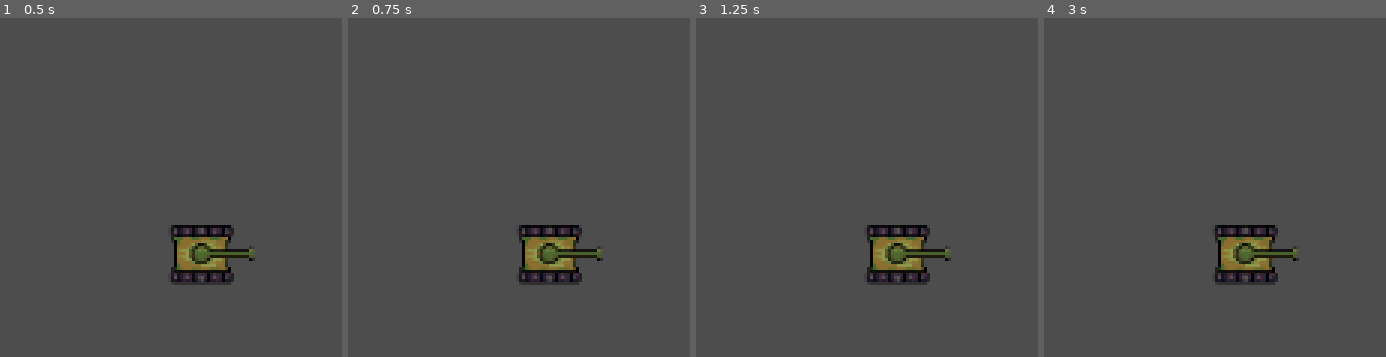
Above: before the commit, frames 1-4 (left to right).
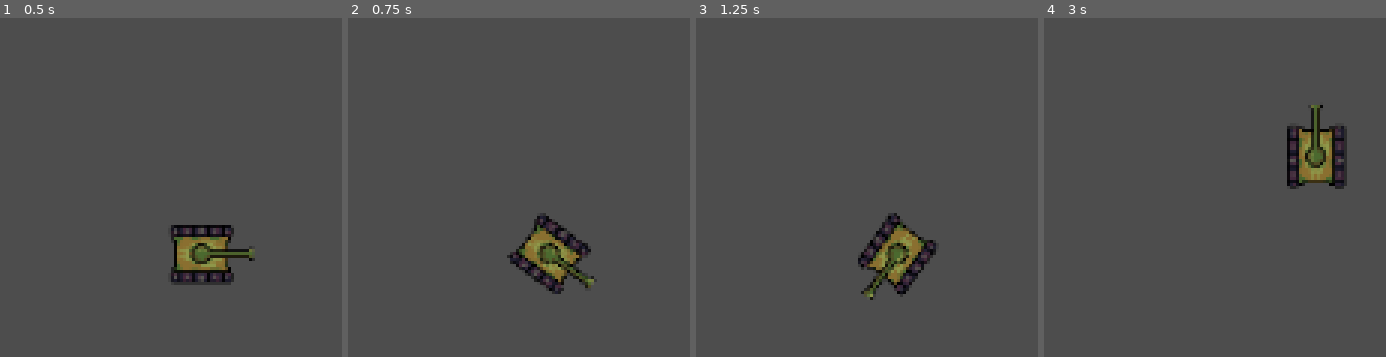
Above: after the commit, the same moments.

Repository: MateuszLebioda/godot_tank
Game: Godot game, scene res://sceans/world.tscn
Two runs of this game, one before a commit and one after it. Both use one fixed random seed, a clock stepped at 60 frames per second and the inputs below.
Inputs:
- Up to frame 1 (0.5 s): no input
- Up to frame 2 (0.75 s): tap Enter at 0.5 s; hold D (turn_right, bound only after the commit) from 0.53 s (still down)
- Up to frame 3 (1.25 s): keep holding D (turn_right, bound only after the commit)
- Up to frame 4 (3 s): release D (turn_right, bound only after the commit) at 1.28 s; hold S (move_backward, bound only after the commit) 1.28-2.03 s; hold D (turn_right, bound only after the commit) 2.03-2.78 s; hold W (move_forward, bound only after the commit) from 2.78 s (still down)

Frame 1 is identical in both runs. In frame 2, 2.8% of the frame differs, in the area x 46-75%, y 57-82%; in frame 3, 2.9%; in frame 4, 6.2%, in the area x 50-89%, y 25-79%.

Commit message:
Make Tank can move using w,s,a,d

Diff:
--- a/project.godot
+++ b/project.godot
@@ -15,6 +15,44 @@
 config/features=PackedStringArray("4.3", "Forward Plus")
 config/icon="res://assets/icon.svg"
 
+[input]
+
+turn_left={
+"deadzone": 0.5,
+"events": [Object(InputEventKey,"resource_local_to_scene":false,"resource_name":"","device":-1,"window_id":0,"alt_pressed":false,"shift_pressed":false,"ctrl_pressed":false,"meta_pressed":false,"pressed":false,"keycode":0,"physical_keycode":65,"key_label":0,"unicode":97,"location":0,"echo":false,"script":null)
+]
+}
+turn_right={
+"deadzone": 0.5,
+"events": [Object(InputEventKey,"resource_local_to_scene":false,"resource_name":"","device":-1,"window_id":0,"alt_pressed":false,"shift_pressed":false,"ctrl_pressed":false,"meta_pressed":false,"pressed":false,"keycode":0,"physical_keycode":68,"key_label":0,"unicode":100,"location":0,"echo":false,"script":null)
+]
+}
+move_forward={
+"deadzone": 0.5,
+"events": [null, Object(InputEventKey,"resource_local_to_scene":false,"resource_name":"","device":-1,"window_id":0,"alt_pressed":false,"shift_pressed":false,"ctrl_pressed":false,"meta_pressed":false,"pressed":false,"keycode":0,"physical_keycode":87,"key_label":0,"unicode":119,"location":0,"echo":false,"script":null)
+]
+}
+move_backward={
+"deadzone": 0.5,
+"events": [Object(InputEventKey,"resource_local_to_scene":false,"resource_name":"","device":-1,"window_id":0,"alt_pressed":false,"shift_pressed":false,"ctrl_pressed":false,"meta_pressed":false,"pressed":false,"keycode":0,"physical_keycode":83,"key_label":0,"unicode":115,"location":0,"echo":false,"script":null)
+]
+}
+rotate_wepon_left={
+"deadzone": 0.5,
+"events": [Object(InputEventKey,"resource_local_to_scene":false,"resource_name":"","device":-1,"window_id":0,"alt_pressed":false,"shift_pressed":false,"ctrl_pressed":false,"meta_pressed":false,"pressed":false,"keycode":0,"physical_keycode":81,"key_label":0,"unicode":113,"location":0,"echo":false,"script":null)
+]
+}
+rotate_wepon_right={
+"deadzone": 0.5,
+"events": [Object(InputEventKey,"resource_local_to_scene":false,"resource_name":"","device":-1,"window_id":0,"alt_pressed":false,"shift_pressed":false,"ctrl_pressed":false,"meta_pressed":false,"pressed":false,"keycode":0,"physical_keycode":69,"key_label":0,"unicode":101,"location":0,"echo":false,"script":null)
+]
+}
+wepon_fire={
+"deadzone": 0.5,
+"events": [Object(InputEventKey,"resource_local_to_scene":false,"resource_name":"","device":-1,"window_id":0,"alt_pressed":false,"shift_pressed":false,"ctrl_pressed":false,"meta_pressed":false,"pressed":false,"keycode":0,"physical_keycode":32,"key_label":0,"unicode":32,"location":0,"echo":false,"script":null)
+]
+}
+
 [rendering]
 
 textures/canvas_textures/default_texture_filter=0
--- a/sceans/tank.gd
+++ b/sceans/tank.gd
@@ -0,0 +1,40 @@
+extends CharacterBody2D
+
+# Const variables
+const SPEED = 64.0
+const TURN_SPEED = 2
+const ROTATE_SPEED = 20
+
+# Reference to another object, which we can define in Inspector section
+@export var weapon: Node2D;
+
+# References to our nodes
+#
+# You can drag end drop this items to get references names,
+# or drop with ctrl + alt shortcut to genereate all sentence @onready
+@onready var sprite := $BodySprite
+@onready var collistion := $CollisionShape2D
+@onready var animation := $AnimationPlayer
+
+var direction := Vector2.RIGHT
+
+func _physics_process(delta: float):
+	var input_direction := Input.get_vector("turn_left", "turn_right", "move_backward", "move_forward")
+	if input_direction.x != 0:
+		# Rotate
+		# We create vector2 of
+		direction = direction.rotated(input_direction.x * (PI / 2) * TURN_SPEED * delta )
+		rotation = direction.angle()
+	if input_direction.y != 0:
+		# Move forward
+		animation.play("Move")
+		velocity = lerp(velocity, (direction.normalized() * input_direction.y) * SPEED, SPEED * delta)
+	else:
+		# Stop moving
+		animation.play("RESET")
+		velocity = Vector2.ZERO
+
+	#Apply velocity to move
+	move_and_slide();
+func _input(event: InputEvent):
+	pass
Not shown, added: sceans/tanEC78.tmp
